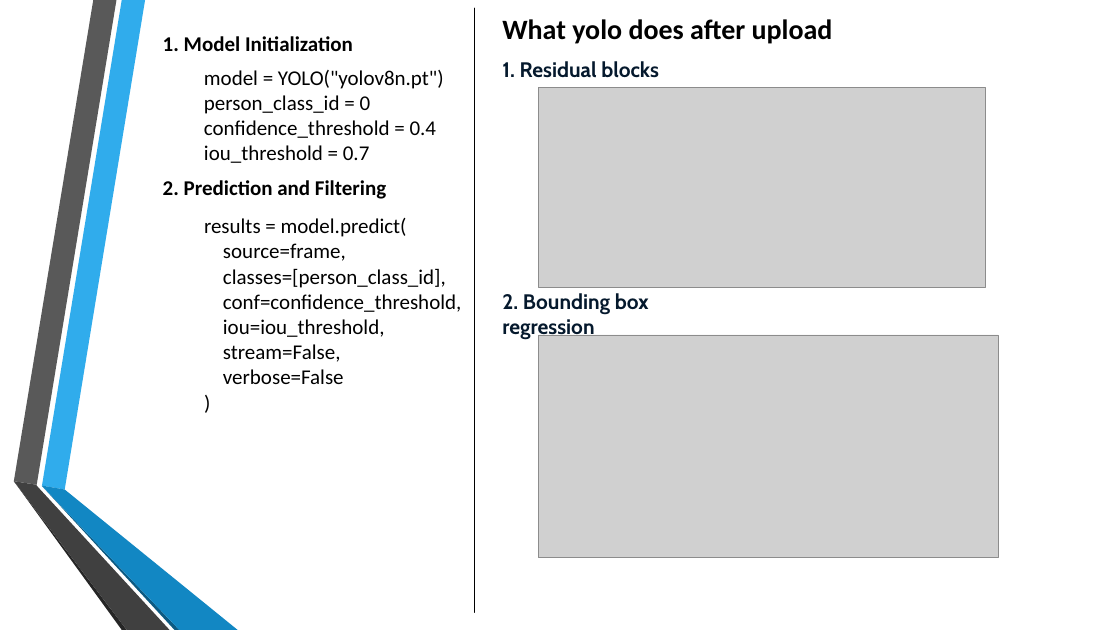
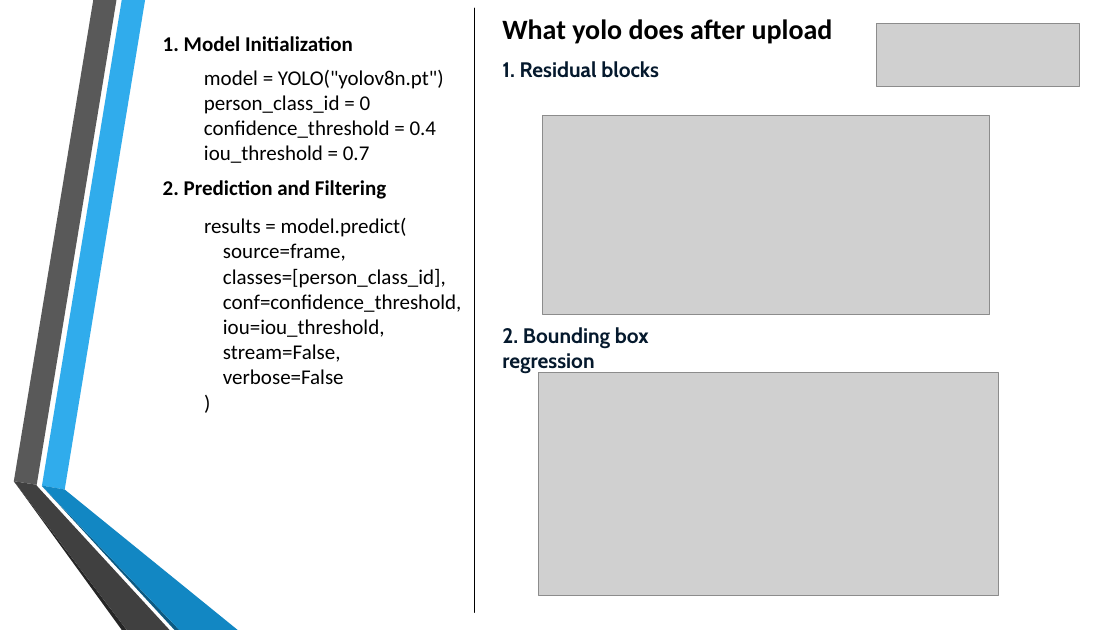
Before and after one commit to shanmuk27/infosys_crowdcount_october2025_Shanmuk, a slide deck: slide 20 of Crowd Count.pptx. Drawn at 1120x630 pixels with LibreOffice and Linux fonts; fonts in the diff are those of the drawing; grey boxes stand for pictures; background and template pictures are left out. Boxes give left, top, right and bottom in pixels: in the first picture for what was removed or moved away, otherwise in the second. Text is boxed around its words. In the diff, an @@ line names an element or a change of style, - is before the commit and + after.

Commit message:
ppt modified

```diff
--- a/Crowd Count.pptx
+++ b/Crowd Count.pptx
@@ picture added at (876, 23, 1081, 86) @@
@@ picture: place and size @@
-picture at (539, 87, 986, 287)
+picture at (543, 115, 990, 314)
@@ text "2. Bounding box regression": place and size @@
-text "2. Bounding box regression" at (502, 293, 649, 340)
+text "2. Bounding box regression" at (502, 327, 649, 375)
@@ picture: place and size @@
-picture at (539, 335, 998, 558)
+picture at (539, 372, 998, 595)
```
Also in this commit, not shown: 25 other slides changed.
